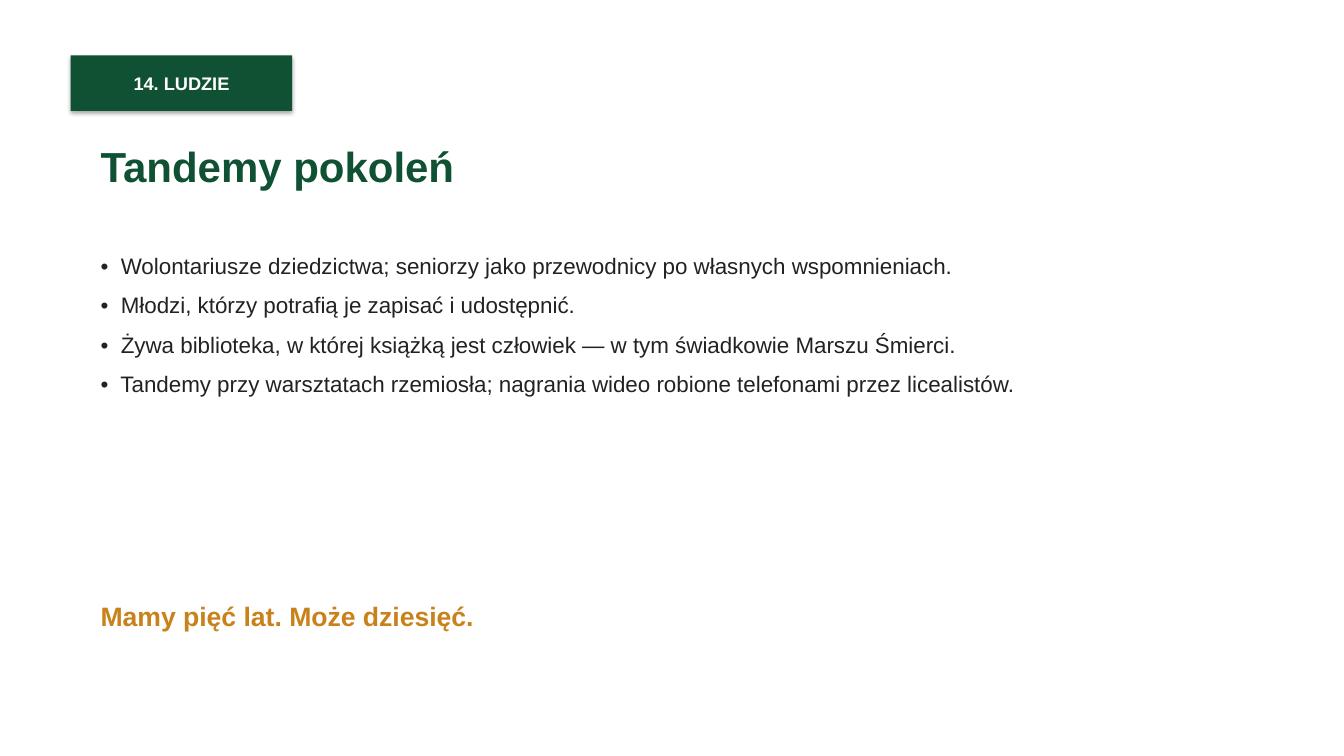
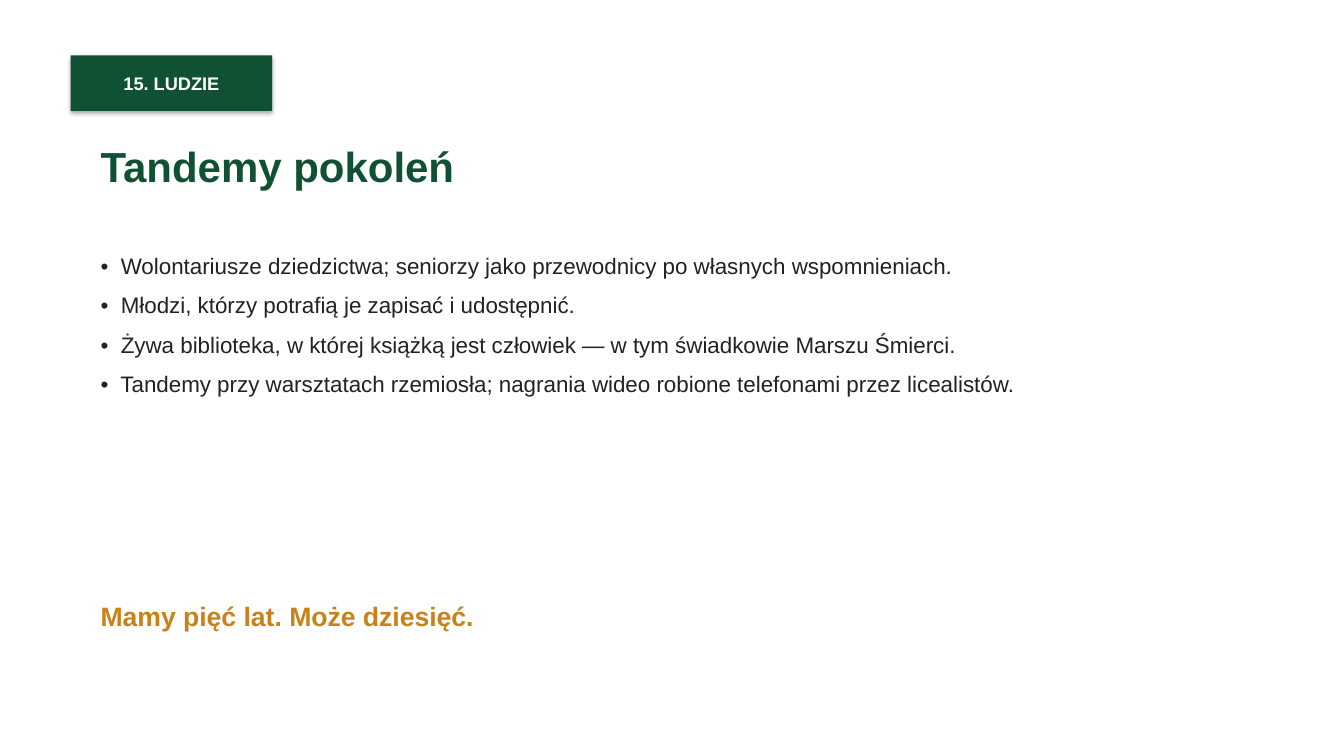
Before and after one commit to mszana-info/mszana, a slide deck: slide 19 of seminarium/prezentacja-muzeum-bez-scian.pptx (slide 18 before the commit). Drawn at 1344x756 pixels with LibreOffice and Linux fonts; fonts in the diff are those of the drawing. Boxes give left, top, right and bottom in pixels: in the first picture for what was removed or moved away, otherwise in the second. Text is boxed around its words. In the diff, an @@ line names an element or a change of style, - is before the commit and + after.

```diff
--- a/seminarium/prezentacja-muzeum-bez-scian.pptx
+++ b/seminarium/prezentacja-muzeum-bez-scian.pptx
@@ rectangle "15. LUDZIE": place and size @@
-rectangle "15. LUDZIE" at [71, 55, 292, 111]
+rectangle "15. LUDZIE" at [71, 55, 272, 111]
@@ text in rectangle at [123, 77, 220, 90]: text changed @@
-14. LUDZIE
+15. LUDZIE
```
Also in this commit, not shown: 19 other slides changed, 1 slide added, 10 other files.
